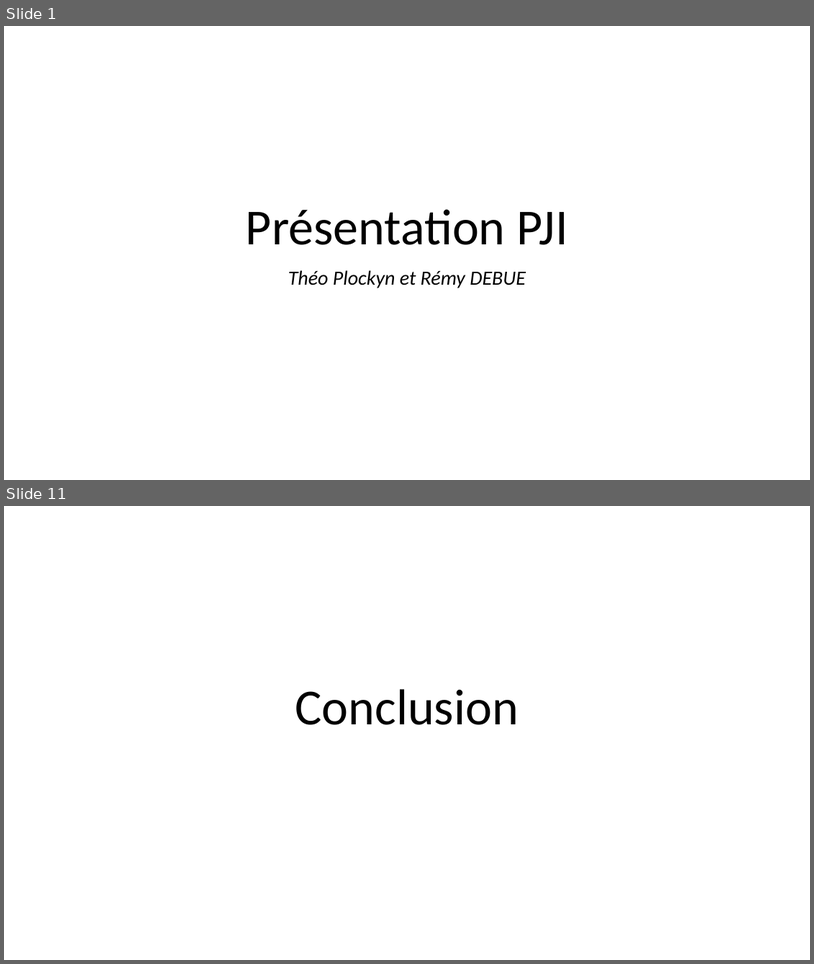
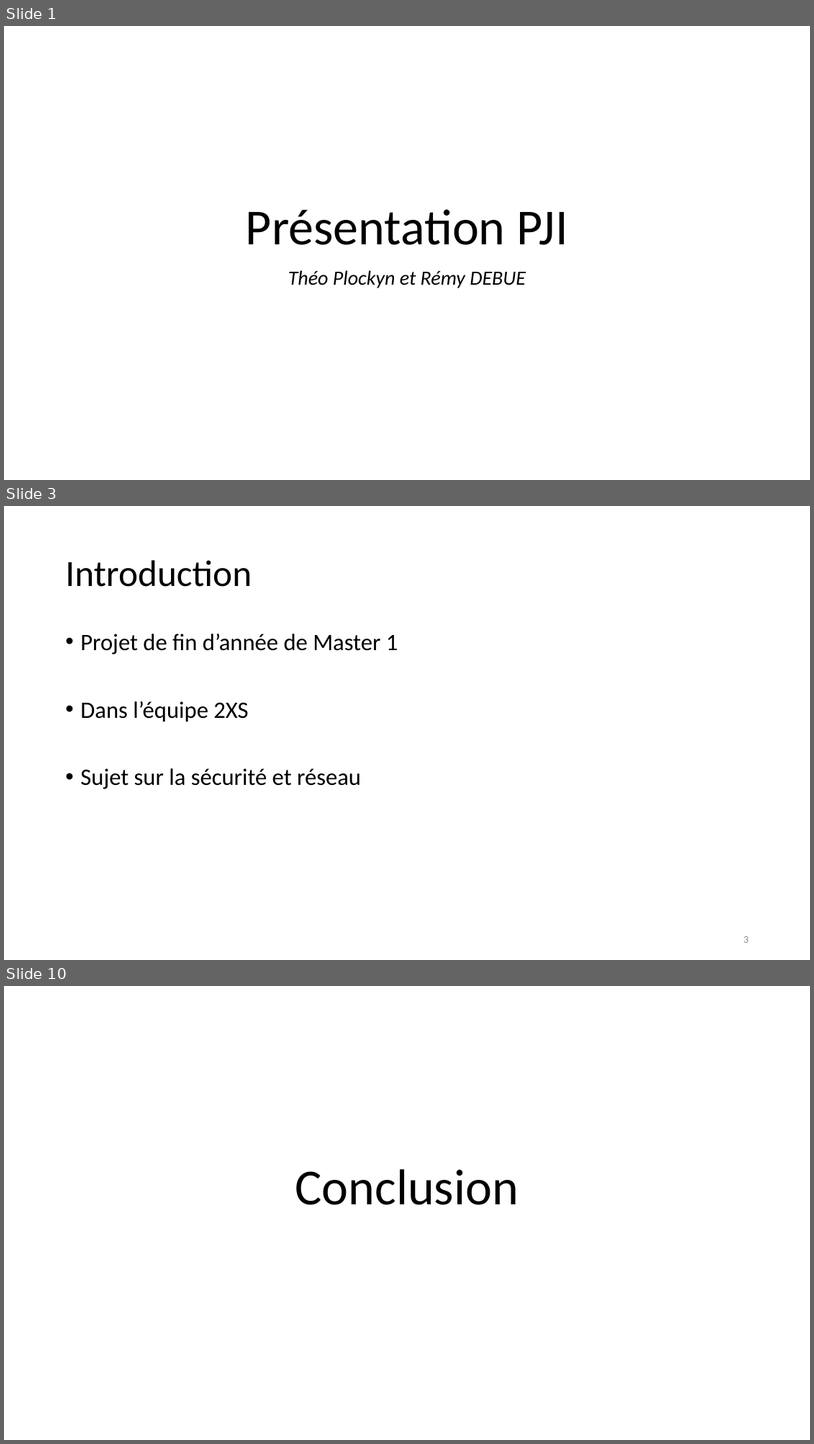
Before and after one commit to SquierDotQn/6lp-sniffer, a slide deck: Présentation1.odp. Shown one above the other, each under a label of ours: slides 1 and 11 before the commit, slides 1, 3 and 10 after it; the slides between them are not shown. The pictures are 814x964 and 814x1444 pixels, drawn with LibreOffice and Linux fonts; fonts in the diff are those of the drawing; background and template pictures are left out. Boxes give left, top, right and bottom in pixels: in the first picture for what was removed or moved away, otherwise in the second. Text is boxed around its words. In the diff, an @@ line names an element or a change of style, - is before the commit and + after.

```diff
--- a/Présentation1.odp
+++ b/Présentation1.odp
@@ slide 3 added at (4, 506, 810, 960), background #FFFFFF @@
@@ title added at (65, 560, 252, 587), 44 pt, text #000000 @@
+Introduction
@@ text added at (80, 633, 399, 789), 28 pt, text #000000 @@
+• Projet de fin d’année de Master 1
+• Dans l’équipe 2XS
+• Sujet sur la sécurité et réseau
@@ page number added at (744, 936, 749, 942), 12 pt, text #898989 @@
+3
@@ what was slide 11 is now slide 10 @@
```
Also in this commit, not shown: 6 slides changed, 2 other slides added, 3 slides removed.
